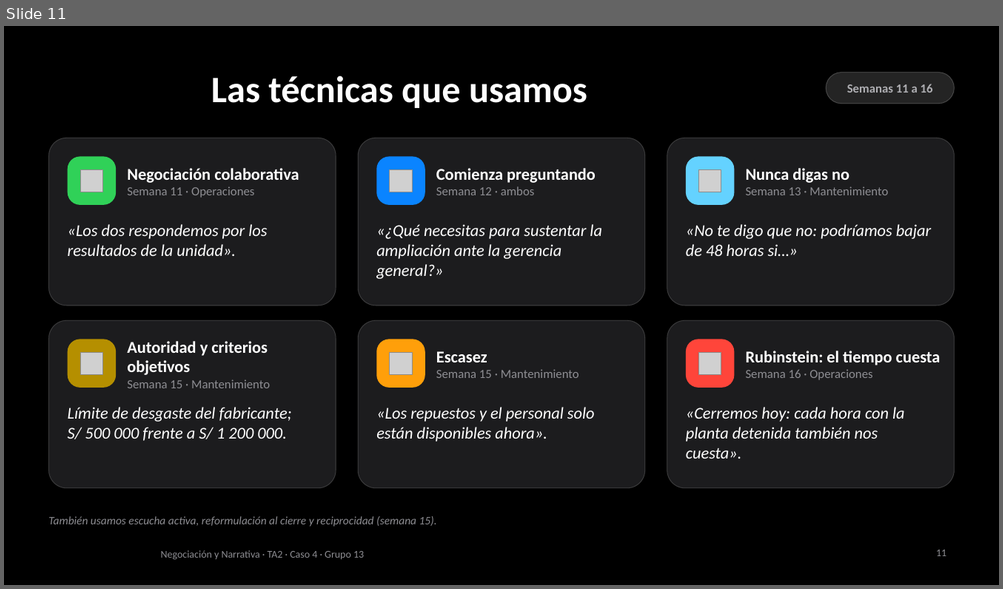
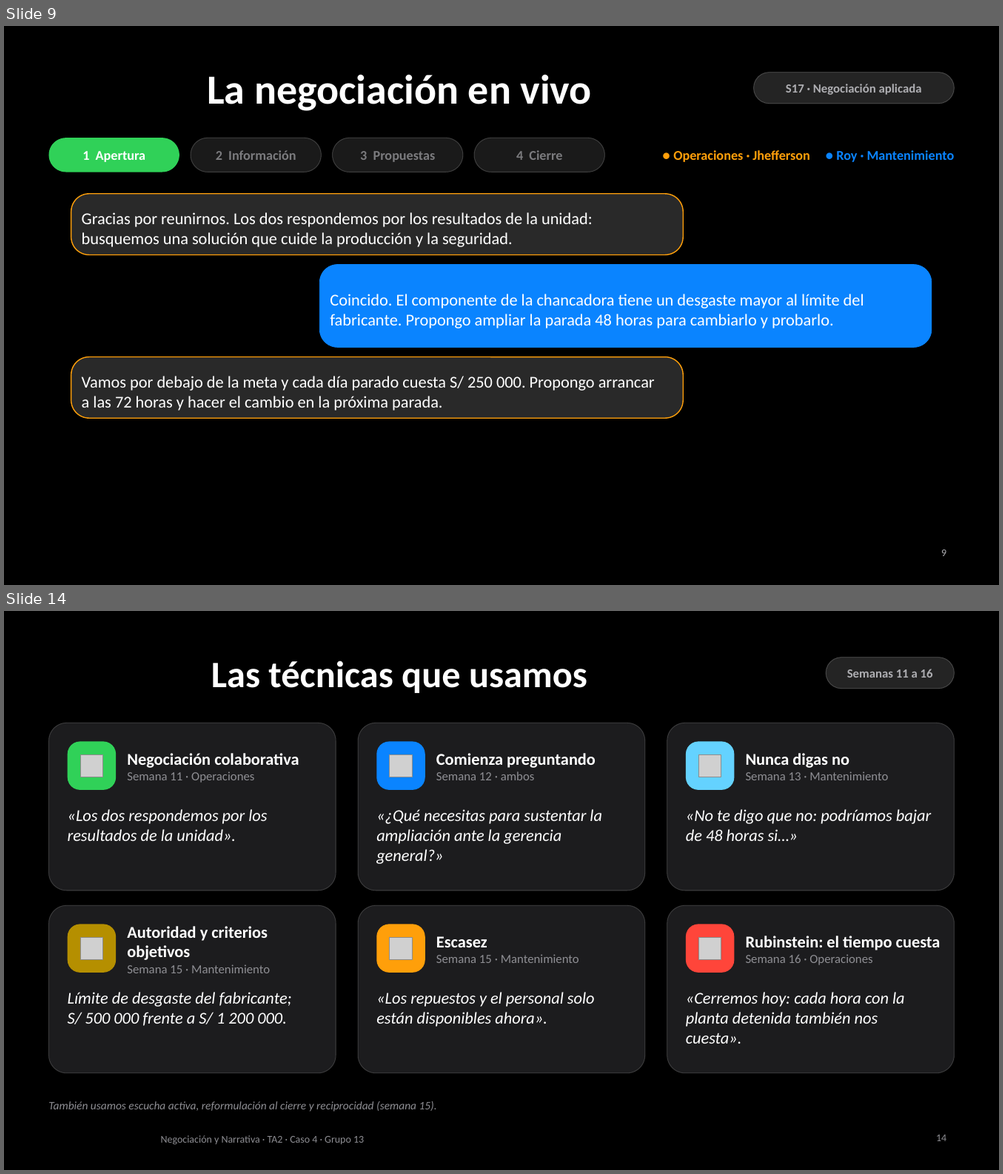
Before and after one commit to AnnthoQ/nnta2, a slide deck: respaldo/TA2_Caso4_respaldo.pptx. Shown one above the other, each under a label of ours: slide 11 before the commit, slides 9 and 14 after it; the slides between them are not shown. The pictures are 1003x589 and 1003x1174 pixels, drawn with LibreOffice and Linux fonts; fonts in the diff are those of the drawing; grey boxes stand for pictures; background and template pictures are left out. Boxes give left, top, right and bottom in pixels: in the first picture for what was removed or moved away, otherwise in the second. Text is boxed around its words. In the diff, an @@ line names an element or a change of style, - is before the commit and + after.

```diff
--- a/respaldo/TA2_Caso4_respaldo.pptx
+++ b/respaldo/TA2_Caso4_respaldo.pptx
@@ slide 9 added at <box>4,26,999,585</box>, background #000000 @@
@@ title added at <box>207,74,592,111</box>, 40 pt, text #FFFFFF, bold @@
+La negociación en vivo
@@ rounded rectangle added at <box>753,73,954,104</box>, fill #FFFFFF at 14% opacity, outline #FFFFFF 0.75 pt @@
@@ text added at <box>785,84,922,95</box>, 12 pt, text #AEAEB2, bold @@
+S17 · Negociación aplicada
@@ rounded rectangle added at <box>48,138,179,173</box>, fill #30D158 @@
@@ text added at <box>82,151,145,162</box>, 13 pt, text #FFFFFF, bold @@
+1 Apertura
@@ rounded rectangle added at <box>190,138,321,173</box>, fill #FFFFFF at 10% opacity, outline #FFFFFF 0.75 pt @@
@@ text added at <box>216,150,296,160</box>, 13 pt, text #AEAEB2 at 65% opacity, bold @@
+2 Información
@@ rounded rectangle added at <box>333,138,463,173</box>, fill #FFFFFF at 10% opacity, outline #FFFFFF 0.75 pt @@
@@ text added at <box>360,151,435,162</box>, 13 pt, text #AEAEB2 at 65% opacity, bold @@
+3 Propuestas
@@ rounded rectangle added at <box>474,138,605,173</box>, fill #FFFFFF at 10% opacity, outline #FFFFFF 0.75 pt @@
@@ text added at <box>516,150,562,160</box>, 13 pt, text #AEAEB2 at 65% opacity, bold @@
+4 Cierre
@@ text added at <box>673,150,954,162</box>, 13 pt, text #FF9F0A, bold @@
+● Operaciones · Jhefferson ● Roy · Mantenimiento
@@ rounded rectangle added at <box>71,194,683,255</box>, fill #FFFFFF at 16% opacity, outline #FF9F0A 1 pt, 16 pt, text #FFFFFF @@
+Gracias por reunirnos. Los dos respondemos por los resultados de la unidad: busquemos una solución que cuide la producción y la seguridad.
@@ rounded rectangle added at <box>319,265,931,348</box>, fill #0A84FF, outline #0A84FF 0.5 pt, 16 pt, text #FFFFFF @@
+Coincido. El componente de la chancadora tiene un desgaste mayor al límite del fabricante. Propongo ampliar la parada 48 horas para cambiarlo y probarlo.
@@ rounded rectangle added at <box>71,358,683,418</box>, fill #FFFFFF at 16% opacity, outline #FF9F0A 1 pt, 16 pt, text #FFFFFF @@
+Vamos por debajo de la meta y cada día parado cuesta S/ 250 000. Propongo arrancar a las 72 horas y hacer el cambio en la próxima parada.
@@ page number added at <box>941,550,946,557</box>, 10 pt, text #AEAEB2 @@
+9
@@ what was slide 11 is now slide 14 @@
@@ page number at <box>936,1135,946,1142</box>: text changed @@
-11
+14
```
Also in this commit, not shown: 2 slides changed, 3 other slides added, 1 slide removed.
